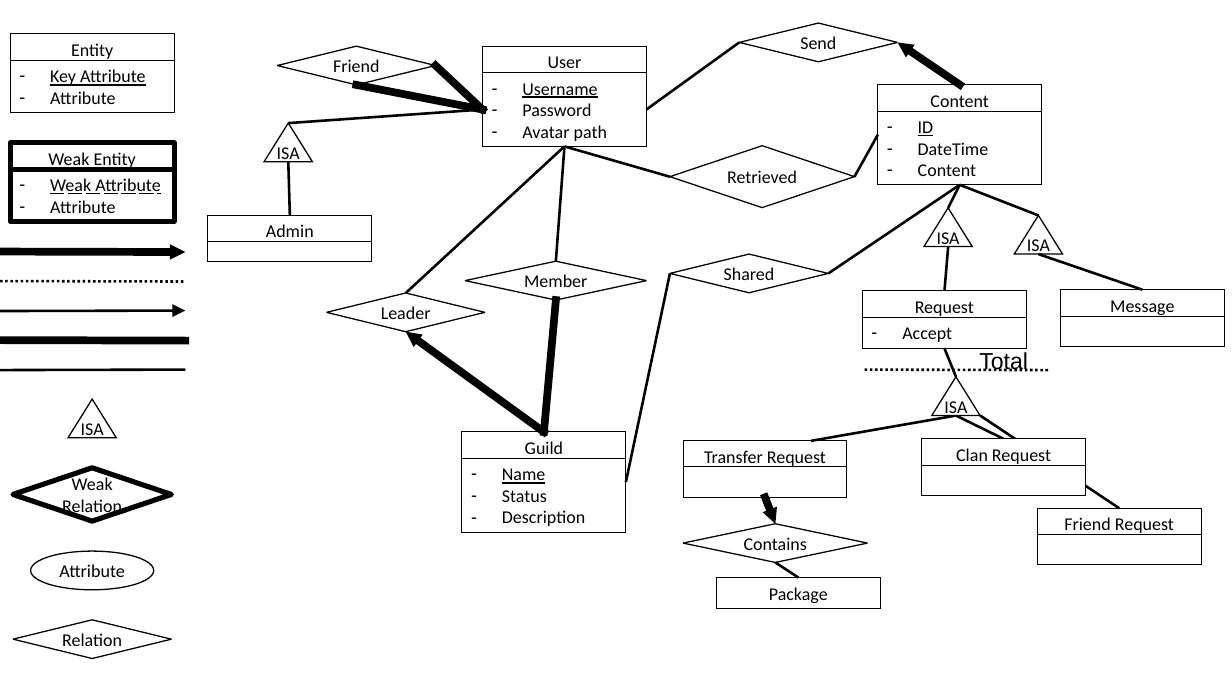
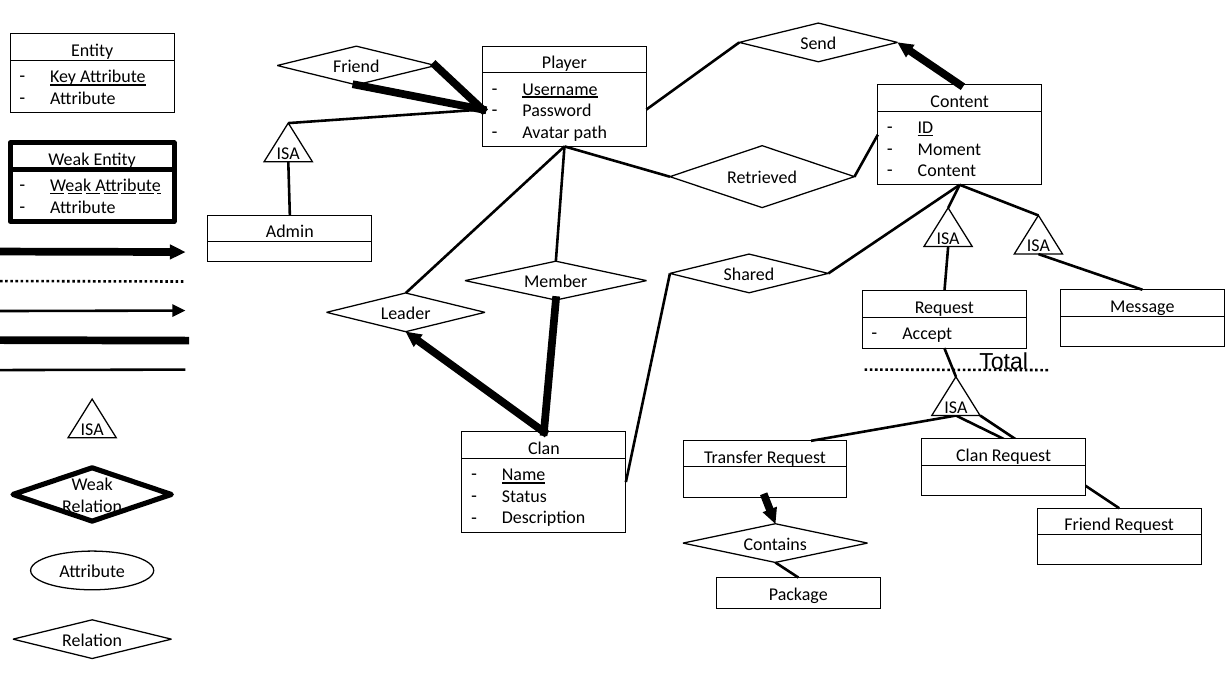
Before and after one commit to JeCheeseSmith/Clash-of-ppdb-s, a slide deck: slide 2 of documentation/include/ER-Diagram.pptx. Drawn at 1232x693 pixels with LibreOffice and Linux fonts; fonts in the diff are those of the drawing; background and template pictures are left out. Boxes give left, top, right and bottom in pixels: in the first picture for what was removed or moved away, otherwise in the second. Text is boxed around its words. In the diff, an @@ line names an element or a change of style, - is before the commit and + after.

```diff
--- a/documentation/include/ER-Diagram.pptx
+++ b/documentation/include/ER-Diagram.pptx
@@ text in rectangle at <box>542,55,587,73</box>: text changed @@
-User
+Player
@@ text in rectangle at <box>918,143,981,155</box>: text changed @@
-– DateTime
+– Moment
@@ text in rectangle at <box>528,441,560,459</box>: text changed @@
-Guild
+Clan
```
Also in this commit, not shown: 2 other slides changed, 12 other files.
